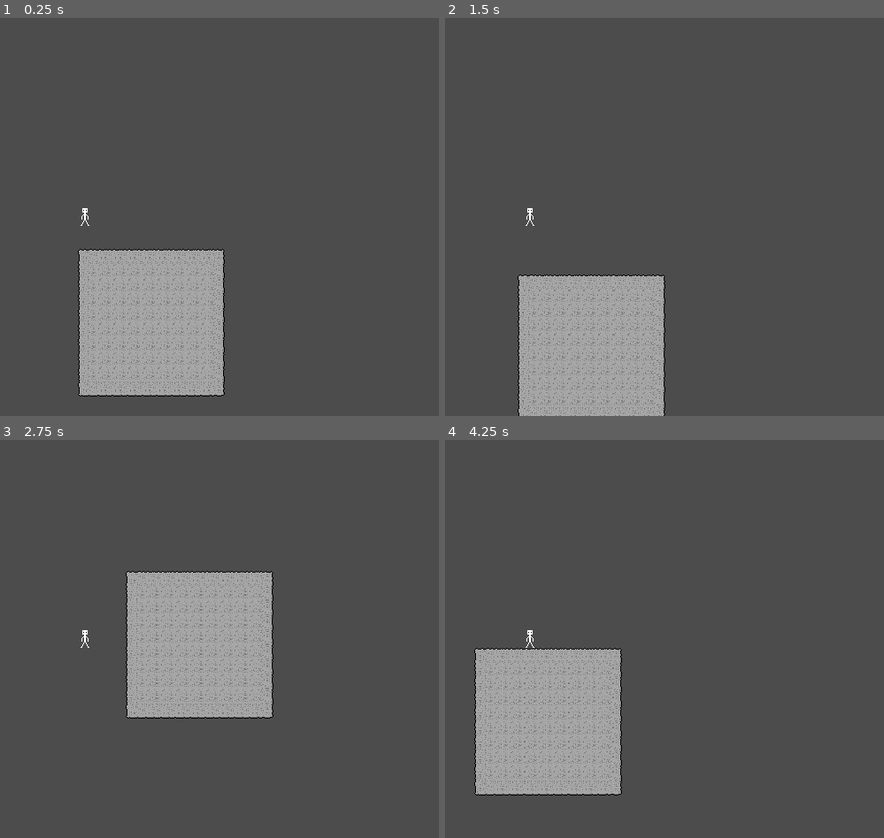
Above: before the commit, frames 1-4 (two rows, left to right).
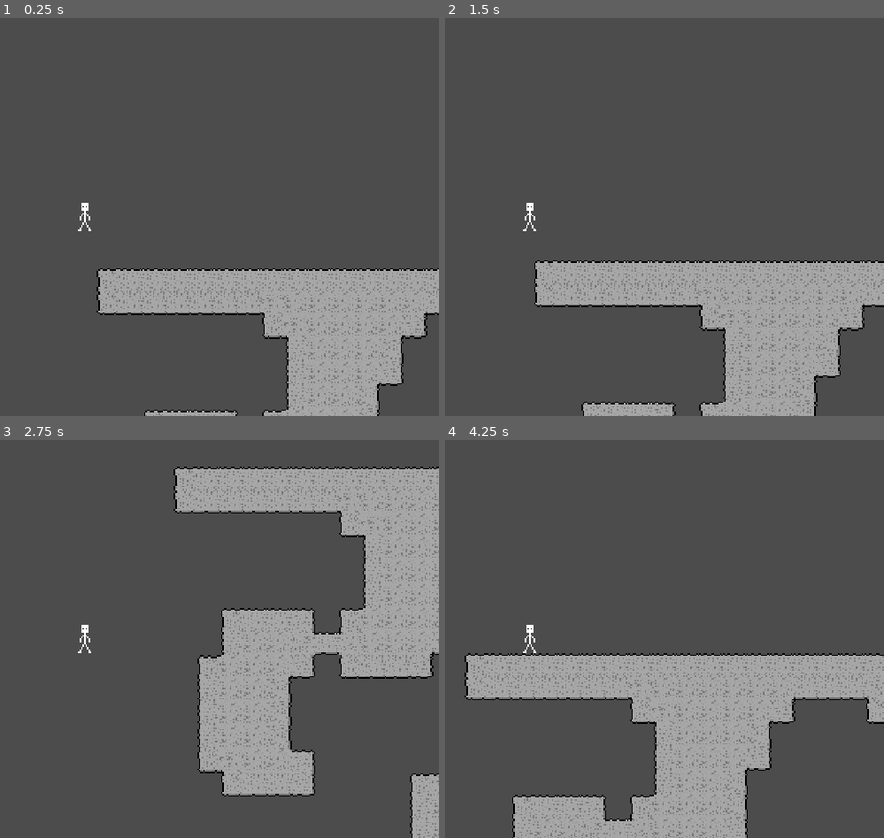
Above: after the commit, the same moments.

Repository: Silicontent/cave_diver
Game: Godot game, scene res://scenes/Level.tscn
Same seed, same stepped clock (60 frames per second), same inputs: the game is played once before the commit and once after it.
Inputs:
- Up to frame 1 (0.25 s): no input
- Up to frame 2 (1.5 s): tap Enter (util_enter) at 0.5, 0.6, 1.35 s; hold D (mv_right) from 0.53 s (still down); tap Space (mv_jump) at 0.77 s
- Up to frame 3 (2.75 s): tap Space (mv_jump) at 1.52 s; release D (mv_right) at 2.03 s; hold A (mv_left) from 2.03 s (still down); tap Enter (util_enter) at 2.1 s
- Up to frame 4 (4.25 s): release A (mv_left) at 2.78 s; hold D (mv_right) from 2.78 s (still down); tap Enter (util_enter) at 2.85, 3.6 s; tap Space (mv_jump) at 3.02, 3.77 s

The runs differ from the first frame. In frame 1, 23% of the frame differs, in the area x 17-100%, y 46-100%; in frame 2, 24%; in frame 3, 33%, in the area x 17-100%, y 6-100%; in frame 4, 29%.

Commit message:
added basic cave gen
+ more tile variations to stone
+ zoomed-in camera

Diff:
--- a/resources/WorldTiles.tres
+++ b/resources/WorldTiles.tres
@@ -141,6 +141,18 @@
 points = PoolVector2Array( 16, 16, 0, 16, 0, 0, 16, 0 )
 
 [sub_resource type="ConvexPolygonShape2D" id=47]
+points = PoolVector2Array( 16, 16, 0, 16, 0, 0, 16, 0 )
+
+[sub_resource type="ConvexPolygonShape2D" id=48]
+points = PoolVector2Array( 16, 16, 0, 16, 0, 0, 16, 0 )
+
+[sub_resource type="ConvexPolygonShape2D" id=49]
+points = PoolVector2Array( 16, 16, 0, 16, 0, 0, 16, 0 )
+
+[sub_resource type="ConvexPolygonShape2D" id=50]
+points = PoolVector2Array( 16, 16, 0, 16, 0, 0, 16, 0 )
+
+[sub_resource type="ConvexPolygonShape2D" id=51]
 points = PoolVector2Array( 16, 16, 0, 16, 0, 0, 16, 0 )
 
 [resource]
@@ -148,10 +160,10 @@
 0/texture = ExtResource( 1 )
 0/tex_offset = Vector2( 0, 0 )
 0/modulate = Color( 1, 1, 1, 1 )
-0/region = Rect2( 0, 0, 176, 80 )
+0/region = Rect2( 0, 0, 208, 80 )
 0/tile_mode = 1
 0/autotile/bitmask_mode = 1
-0/autotile/bitmask_flags = [ Vector2( 0, 0 ), 144, Vector2(  …(950 unchanged characters)… or2( 10, 2 ), 250, Vector2( 10, 3 ), 187 ]
+0/autotile/bitmask_flags = [ Vector2( 0, 0 ), 144, Vector2(  …(950 unchanged characters)… or2( 10, 2 ), 250, Vector2( 10, 3 ), 187, Vector2( 11, 0 ), 434, Vector2( 11, 1 ), 62, Vector2( 11, 2 ), 218, Vector2( 11, 3 ), 59, Vector2( 12, 0 ), 248, Vector2( 12, 1 ), 155, Vector2( 12, 2 ), 440, Vector2( 12, 3 ), 182 ]
 0/autotile/icon_coordinate = Vector2( 2, 1 )
 0/autotile/tile_size = Vector2( 16, 16 )
 0/autotile/spacing = 0
@@ -448,5 +460,29 @@
 "one_way_margin": 1.0,
 "shape": SubResource( 47 ),
 "shape_transform": Transform2D( 1, 0, 0, 1, 0, 0 )
+}, {
+"autotile_coord": Vector2( 11, 0 ),
+"one_way": false,
+"one_way_margin": 1.0,
+"shape": SubResource( 48 ),
+"shape_transform": Transform2D( 1, 0, 0, 1, 0, 0 )
+}, {
+"autotile_coord": Vector2( 12, 0 ),
+"one_way": false,
+"one_way_margin": 1.0,
+"shape": SubResource( 49 ),
+"shape_transform": Transform2D( 1, 0, 0, 1, 0, 0 )
+}, {
+"autotile_coord": Vector2( 11, 1 ),
+"one_way": false,
+"one_way_margin": 1.0,
+"shape": SubResource( 50 ),
+"shape_transform": Transform2D( 1, 0, 0, 1, 0, 0 )
+}, {
+"autotile_coord": Vector2( 12, 1 ),
+"one_way": false,
+"one_way_margin": 1.0,
+"shape": SubResource( 51 ),
+"shape_transform": Transform2D( 1, 0, 0, 1, 0, 0 )
 } ]
 0/z_index = 0
--- a/scenes/Level.tscn
+++ b/scenes/Level.tscn
@@ -19,4 +19,4 @@
 
 [node name="Camera2D" type="Camera2D" parent="Player"]
 current = true
-zoom = Vector2( 0.4, 0.4 )
+zoom = Vector2( 0.25, 0.25 )
--- a/scenes/Player.tscn
+++ b/scenes/Player.tscn
@@ -4,7 +4,7 @@
 [ext_resource path="res://scripts/Player.gd" type="Script" id=2]
 
 [sub_resource type="RectangleShape2D" id=1]
-extents = Vector2( 4, 7.75 )
+extents = Vector2( 4, 9.25 )
 
 [node name="Player" type="KinematicBody2D"]
 collision_mask = 1310
@@ -14,7 +14,7 @@
 texture = ExtResource( 1 )
 
 [node name="CollisionShape2D" type="CollisionShape2D" parent="."]
-position = Vector2( 0, 1.75 )
+position = Vector2( 0, 0.25 )
 shape = SubResource( 1 )
 
 [node name="CoyoteTimer" type="Timer" parent="."]
--- a/scripts/WorldGen.gd
+++ b/scripts/WorldGen.gd
@@ -1,10 +1,23 @@
 extends TileMap
 
-export (int) var world_x = 10
-export (int) var world_y = 10
+export (int) var world_x = 300
+export (int) var world_y = 200
+
+var cave_noise = OpenSimplexNoise.new()
 
 var snap_x = 16
 var snap_y = 16
+
+
+# NOISE SET-UP -----------------------------------------------------------
+func set_noise_prop(oct, per, pers, lac):
+	var world_seed = randi()
+	cave_noise.seed = world_seed
+
+	cave_noise.octaves = oct
+	cave_noise.period = per
+	cave_noise.persistence = pers
+	cave_noise.lacunarity = lac
 
 
 # WORLD ELEVATION GENERATION ---------------------------------------------
@@ -16,5 +29,18 @@
 			update_bitmask_area(Vector2(x, y))
 
 
+func gen_caves():
+	set_noise_prop(0, 5.0, 0.588, 2.43)
+
+	for x in world_x:
+		for y in world_y:
+			if cave_noise.get_noise_2d(x, y) <= 0.1:
+				set_cell(x, y, -1)
+			update_bitmask_area(Vector2(x, y))
+
+
 func _ready() -> void:
+	randomize()
+
 	gen_base()
+	gen_caves()
Binary file changed: assets/stone_block.png
Not shown: 1 places in resources/WorldTiles.tres that only renumber resources
